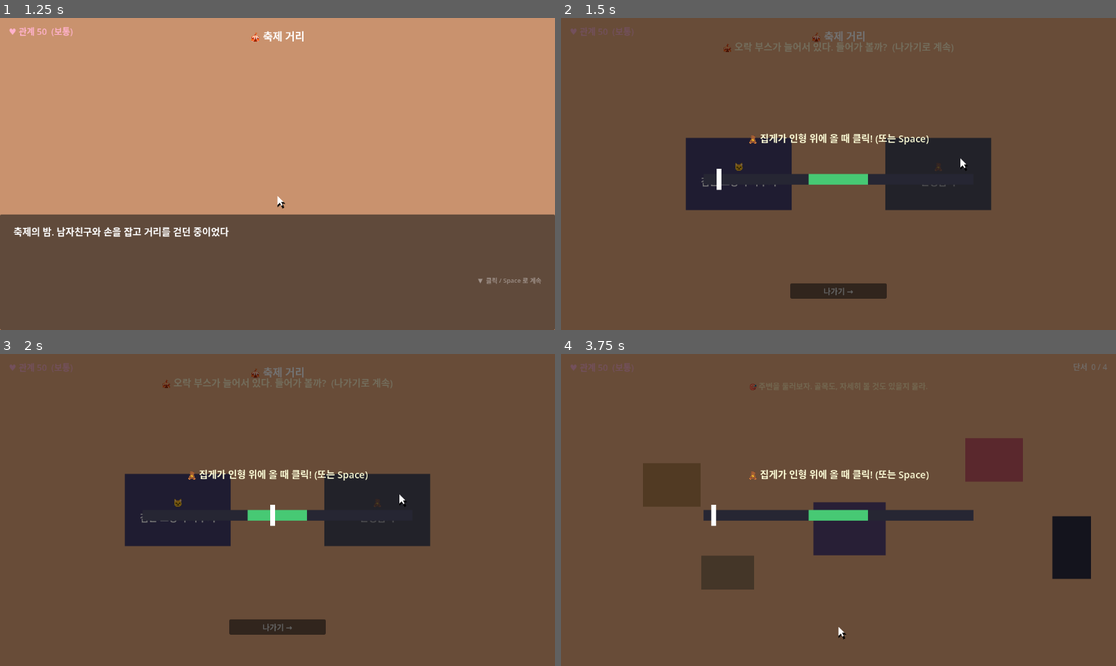
Above: before the commit, frames 1-4 (two rows, left to right).
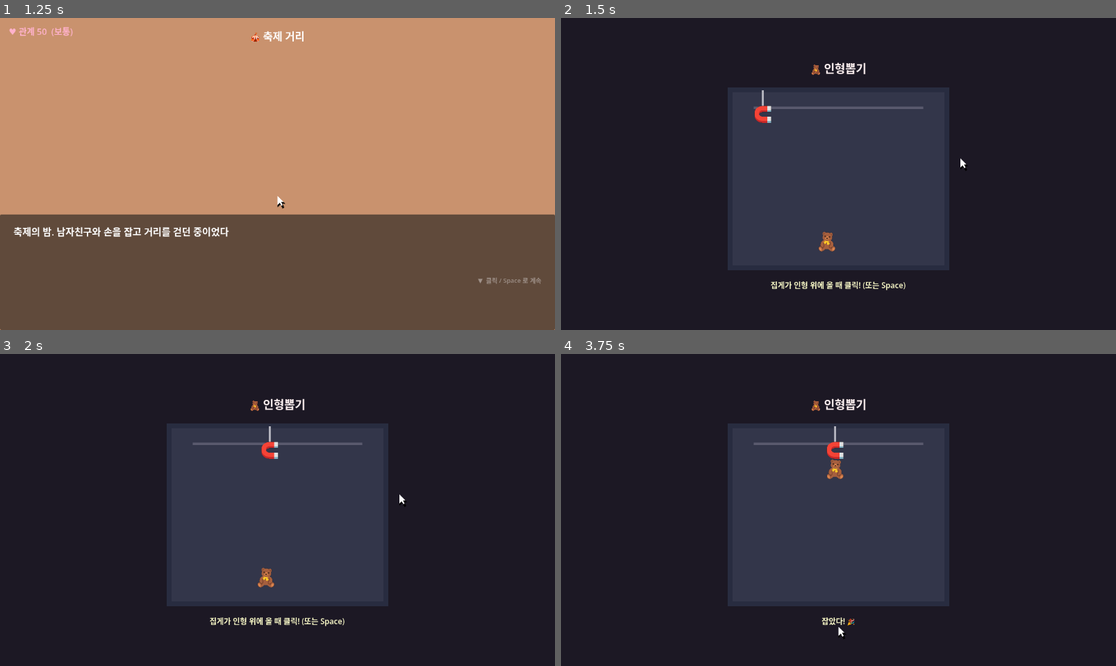
Above: after the commit, the same moments.

Repository: yellyB/game-65percnt
Game: Godot game, scene res://scenes/Main.tscn
Same seed, same stepped clock (60 frames per second), same inputs: the game is played once before the commit and once after it.
Inputs (mouse positions are in pixels of both pictures, inside the frame that each line leads up to):
- Up to frame 1 (1.25 s): click "▶ 처음부터 시작" at 0.5 s
- Up to frame 2 (1.5 s): tap Enter (ui_accept) at 1.25 s; move the mouse to (960, 158) at 1.27 s; tap Space at 1.35 s; click (960, 158) at 1.42 s
- Up to frame 3 (2 s): tap Enter (ui_accept) at 1.52 s
- Up to frame 4 (3.75 s): click "나가기 →" at 2 s; click (838, 625) at 2.75 s, where only the run after the commit has a clickable "나가기 →"; click (838, 625) at 3.5 s, where only the run after the commit has a clickable "나가기 →"

Frame 1 is identical in both runs. In frame 2, 95% of the frame differs, in the area x 0-100%, y 0-100%; in frame 3, 95%; in frame 4, 95%.

Commit message:
실제 집게 인형뽑기 미니게임
- ClawMachine: 집게가 좌우 이동 → 클릭/Space 로 하강·집기·상승 연출
- 인형과 tolerance 안에서 멈추면 성공. 난이도는 speed/tolerance 로 조절
- 축제 인형뽑기 부스를 timing → claw 로 교체

Co-Authored-By: Claude Opus 4.8 (1M context) <noreply@anthropic.com>

Diff:
--- /dev/null
+++ b/scripts/ClawMachine.gd
@@ -0,0 +1,136 @@
+extends Control
+## 인형뽑기 미니게임. 집게가 좌우로 움직이고, 클릭/Space 로 내려서 인형을 집는다.
+## 집게가 인형과 tolerance 안에서 멈추면 성공. 로직은 타이밍과 같지만 연출이 실제 집게.
+
+signal finished(win: bool)
+
+var speed_frac := 0.8    # 레일 폭 대비 초당 이동 (클수록 빠름=어려움) — Main 이 덮어씀
+var tolerance := 38.0    # 집게-인형 정렬 허용 px (작을수록 어려움)
+
+var _state := "move"     # move / drop / rise / done
+var _claw_x := 0.0
+var _claw_y := 0.0
+var _dir := 1.0
+var _rail_left := 0.0
+var _rail_right := 0.0
+var _rail_y := 0.0
+var _doll_x := 0.0
+var _doll_y := 0.0
+var _grabbed := false
+var _win := false
+const DROP_SPEED := 430.0
+
+var _cable: ColorRect
+var _doll: Label
+var _claw: Label
+var _status: Label
+
+func _ready() -> void:
+	mouse_filter = Control.MOUSE_FILTER_STOP
+	var vp := get_viewport_rect().size
+	var bw := 460.0
+	var bh := 380.0
+	var bx := (vp.x - bw) / 2.0
+	var by := (vp.y - bh) / 2.0 + 10.0
+	_rail_y = by + 46.0
+	_rail_left = bx + 54.0
+	_rail_right = bx + bw - 54.0
+	_doll_y = by + bh - 74.0
+	_doll_x = randf_range(_rail_left, _rail_right)
+	_claw_x = _rail_left
+	_claw_y = _rail_y
+
+	var box := ColorRect.new()
+	box.color = Color8(40, 44, 64)
+	box.position = Vector2(bx, by); box.size = Vector2(bw, bh)
+	box.mouse_filter = Control.MOUSE_FILTER_IGNORE
+	add_child(box)
+	var glass := ColorRect.new()
+	glass.color = Color(1, 1, 1, 0.05)
+	glass.position = Vector2(bx + 10, by + 10); glass.size = Vector2(bw - 20, bh - 20)
+	glass.mouse_filter = Control.MOUSE_FILTER_IGNORE
+	add_child(glass)
+	var rail := ColorRect.new()
+	rail.color = Color8(90, 90, 110)
+	rail.position = Vector2(_rail_left, _rail_y - 6); rail.size = Vector2(_rail_right - _rail_left, 5)
+	rail.mouse_filter = Control.MOUSE_FILTER_IGNORE
+	add_child(rail)
+
+	_cable = ColorRect.new()
+	_cable.color = Color8(180, 180, 190)
+	_cable.mouse_filter = Control.MOUSE_FILTER_IGNORE
+	add_child(_cable)
+	_doll = _emoji("🧸", 46)
+	_claw = _emoji("🧲", 40)
+
+	var title := _center_text(String(Loc.t("claw_title")), 24, Color(1, 0.95, 0.95), by - 58)
+	title.add_theme_font_size_override("font_size", 24)
+	_status = _center_text(String(Loc.t("claw_hint")), 16, Color(1, 1, 0.8), by + bh + 18)
+	_update_visual()
+
+func _emoji(txt: String, fsize: int) -> Label:
+	var l := Label.new()
+	l.text = txt
+	l.add_theme_font_size_override("font_size", fsize)
+	l.mouse_filter = Control.MOUSE_FILTER_IGNORE
+	add_child(l)
+	return l
+
+func _center_text(txt: String, fsize: int, col: Color, top: float) -> Label:
+	var l := Label.new()
+	l.text = txt
+	l.add_theme_font_size_override("font_size", fsize)
+	l.modulate = col
+	l.horizontal_alignment = HORIZONTAL_ALIGNMENT_CENTER
+	l.anchor_left = 0.0; l.anchor_right = 1.0
+	l.offset_top = top
+	l.mouse_filter = Control.MOUSE_FILTER_IGNORE
+	add_child(l)
+	return l
+
+func _gui_input(event: InputEvent) -> void:
+	if _state != "move":
+		return
+	if event is InputEventMouseButton and event.button_index == MOUSE_BUTTON_LEFT and event.pressed:
+		accept_event()
+		_state = "drop"
+
+func _unhandled_input(event: InputEvent) -> void:
+	if _state != "move":
+		return
+	if event is InputEventKey and event.pressed and not event.echo and event.keycode == KEY_SPACE:
+		get_viewport().set_input_as_handled()
+		_state = "drop"
+
+func _process(delta: float) -> void:
+	match _state:
+		"move":
+			_claw_x += _dir * speed_frac * (_rail_right - _rail_left) * delta
+			if _claw_x >= _rail_right:
+				_claw_x = _rail_right; _dir = -1.0
+			elif _claw_x <= _rail_left:
+				_claw_x = _rail_left; _dir = 1.0
+		"drop":
+			_claw_y += DROP_SPEED * delta
+			if _claw_y >= _doll_y:
+				_claw_y = _doll_y
+				_win = absf(_claw_x - _doll_x) <= tolerance
+				_grabbed = _win
+				_state = "rise"
+		"rise":
+			_claw_y -= DROP_SPEED * delta
+			if _claw_y <= _rail_y:
+				_claw_y = _rail_y
+				_state = "done"
+				_status.text = String(Loc.t("claw_win")) if _win else String(Loc.t("claw_lose"))
+				get_tree().create_timer(0.7).timeout.connect(func(): finished.emit(_win))
+	_update_visual()
+
+func _update_visual() -> void:
+	_claw.position = Vector2(_claw_x - 20, _claw_y - 22)
+	_cable.position = Vector2(_claw_x - 2, _rail_y - 40)
+	_cable.size = Vector2(4, _claw_y - (_rail_y - 40))
+	if _grabbed:
+		_doll.position = Vector2(_claw_x - 23, _claw_y + 12)
+	else:
+		_doll.position = Vector2(_doll_x - 23, _doll_y - 23)
--- a/scripts/Main.gd
+++ b/scripts/Main.gd
@@ -349,6 +349,7 @@
 	_mg_continuation = cont
 	match String(g.get("game", "timing")):
 		"trapcat": _show_trapcat(g)
+		"claw":    _show_claw(g)
 		_:         _show_timing(g)
 
 # ── 검은 고양이 가두기 (헥사 전략) ──
@@ -365,10 +366,27 @@
 	game.set_anchors_and_offsets_preset(Control.PRESET_FULL_RECT)
 	if b.has("radius"): game.radius = int(b["radius"])
 	if b.has("seeds"): game.seed_count = int(b["seeds"])
-	game.finished.connect(func(win: bool): _on_trapcat_done(b, win))
+	game.finished.connect(func(win: bool): _on_minigame_result(b, win))
 	_mg_layer.add_child(game)
 
-func _on_trapcat_done(b: Dictionary, win: bool) -> void:
+# ── 인형뽑기 (실제 집게) ──
+func _show_claw(b: Dictionary) -> void:
+	_mg_layer = CanvasLayer.new()
+	_mg_layer.layer = 24
+	add_child(_mg_layer)
+	var dim := ColorRect.new()
+	dim.color = Color8(28, 24, 36)
+	dim.set_anchors_and_offsets_preset(Control.PRESET_FULL_RECT)
+	dim.mouse_filter = Control.MOUSE_FILTER_IGNORE
+	_mg_layer.add_child(dim)
+	var game = load("res://scripts/ClawMachine.gd").new()
+	game.set_anchors_and_offsets_preset(Control.PRESET_FULL_RECT)
+	if b.has("speed"): game.speed_frac = float(b["speed"])
+	if b.has("tolerance"): game.tolerance = float(b["tolerance"])
+	game.finished.connect(func(win: bool): _on_minigame_result(b, win))
+	_mg_layer.add_child(game)
+
+func _on_minigame_result(b: Dictionary, win: bool) -> void:
 	if _mg_layer:
 		_mg_layer.queue_free()
 		_mg_layer = null
--- a/scripts/Story.gd
+++ b/scripts/Story.gd
@@ -20,8 +20,7 @@
 			 "game": {"game": "trapcat", "radius": 6, "seeds": 14,
 				"success_gauge": 3, "fail_gauge": 0, "success": "mg_cat_win", "fail": "mg_cat_lose"}},
 			{"name": "booth_claw", "frac": Vector2(0.68, 0.50), "color": Color8(180, 90, 110),
-			 "game": {"game": "timing", "prompt": "mg_claw_prompt",
-				"target": 0.5, "halfwidth": 0.11, "speed": 0.85,
+			 "game": {"game": "claw", "speed": 0.8, "tolerance": 40,
 				"success_gauge": 4, "fail_gauge": -1, "success": "mg_claw_win", "fail": "mg_claw_lose"}}]},
 		{"t": "line", "who": "narrator", "key": "pr_walk2"},
 		# ▼ 다중 방(거리↔골목) + 줌인(포장마차) 쇼케이스
--- a/text/ko.gd
+++ b/text/ko.gd
@@ -76,6 +76,10 @@
 	"mg_claw_prompt": "🧸 집게가 인형 위에 올 때 클릭! (또는 Space)",
 	"mg_claw_win": ["집게가 정확히 인형을 집어 올렸다!", "\"자, 선물.\" 그가 인형을 건넨다. ...심장이 살짝 뛴다."],
 	"mg_claw_lose": ["아깝게 빗나갔다. 인형이 툭 떨어진다.", "\"에이, 다음엔 꼭 뽑아줄게.\" 그가 머쓱하게 웃는다."],
+	"claw_title": "🧸 인형뽑기",
+	"claw_hint": "집게가 인형 위에 올 때 클릭! (또는 Space)",
+	"claw_win": "잡았다! 🎉",
+	"claw_lose": "아깝다... 놓쳤다",
 	"hub_prompt": "🎪 오락 부스가 늘어서 있다. 들어가 볼까?  (나가기로 계속)",
 	"hub_exit": "나가기 →",
 	"booth_cat": "🐱\n검은 고양이 가두기",
Not shown, added: scripts/ClawMachine.gd.uid
